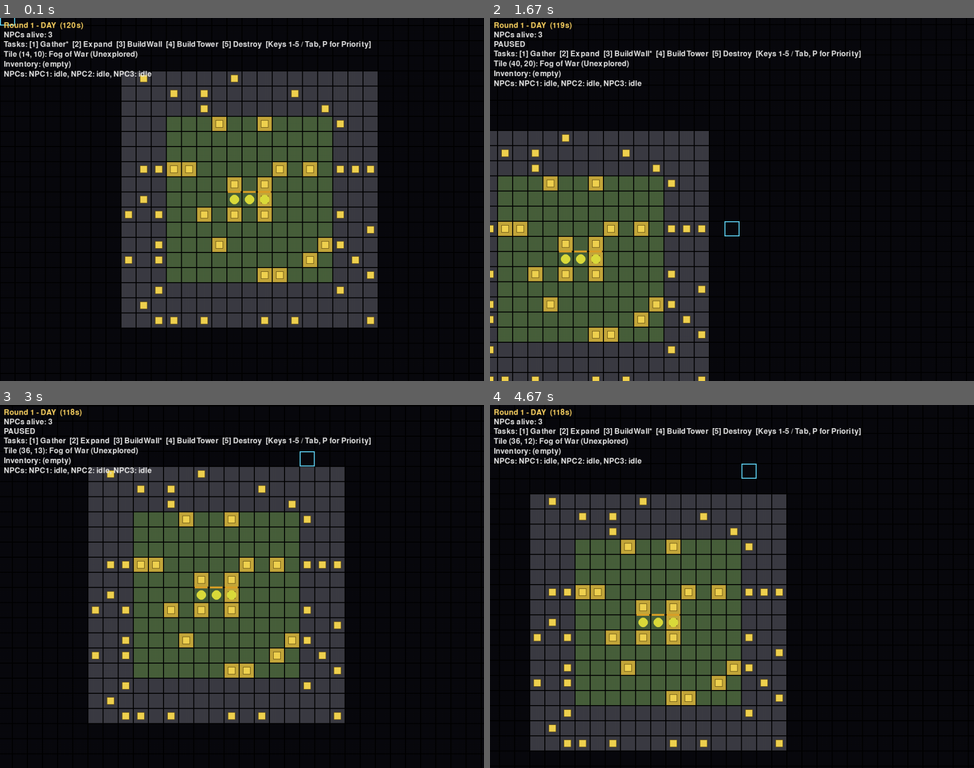
Above: before the commit, frames 1-4 (two rows, left to right).
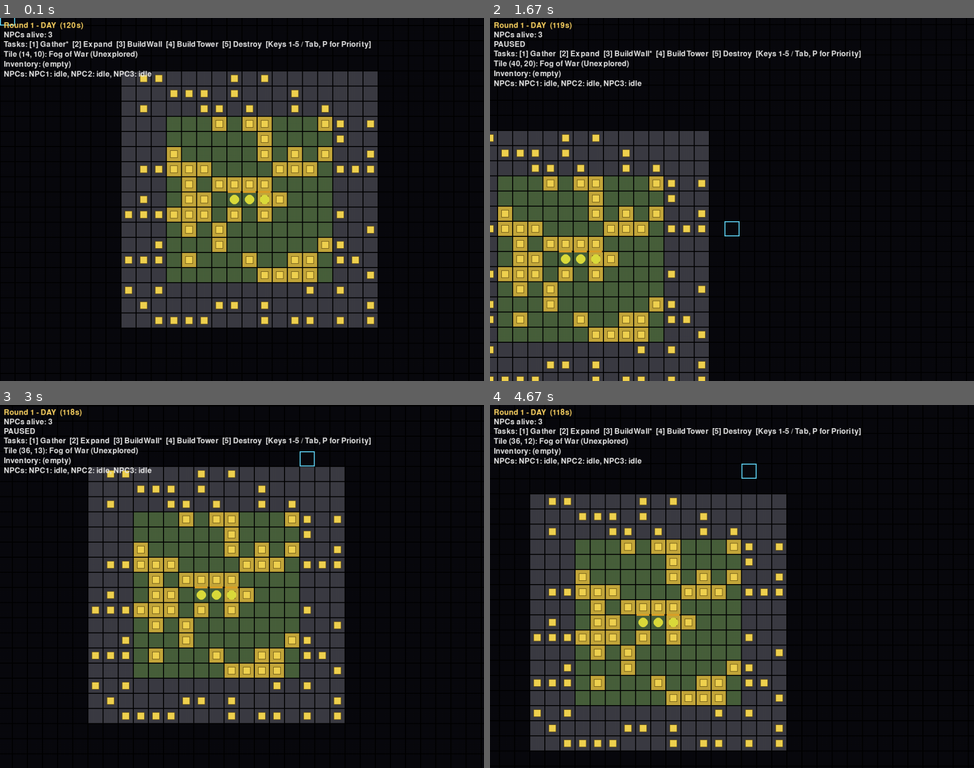
Above: after the commit, the same moments.

Repository: MiohitoKiri5474/PyGame-Final
Game: pygame game, started from src/main.py
Two runs of this game, one before a commit and one after it. Both use one fixed random seed, a clock stepped at 60 frames per second and the inputs below.
Inputs (mouse positions are in pixels of both pictures, inside the frame that each line leads up to):
- Up to frame 1 (0.1 s): no input
- Up to frame 2 (1.67 s): hold Right 0.33-0.8 s; move the mouse to (712, 214) at 0.37 s; hold Up 0.83-1.13 s; move the mouse to (886, 188) at 0.87 s; tap Space at 0.9, 1.23, 1.53 s; tap 2 at 0.98 s; hold Right 1.17-1.63 s; move the mouse to (736, 224) at 1.2 s; tap 3 at 1.32 s
- Up to frame 3 (3 s): hold Left 1.67-2.2 s; move the mouse to (125, 590) at 1.7 s; tap Space at 1.73, 2.03, 2.63, 2.97 s; click (91, 532) at 2.28 s; hold Down 2.57-2.87 s; click (91, 669) at 2.65 s; tap 3 at 2.72 s; hold Left from 2.9 s (still down); click (314, 459) at 2.98 s
- Up to frame 4 (4.67 s): tap Space at 3.27, 3.4, 3.8, 4.1, 4.47 s; release Left at 3.3 s; hold Up 3.33-3.7 s; click (911, 713) at 3.42 s; tap 2 at 3.48 s; hold Right 3.73-4.37 s; click (790, 619) at 3.82 s; tap 3 at 3.88 s; hold Down from 4.4 s (still down); click (741, 463) at 4.48 s

The runs differ from the first frame. In frame 1, 3.6% of the frame differs, in the area x 25-78%, y 15-85%; in frame 2, 3.4%; in frame 3, 3.6%, in the area x 19-71%, y 17-87%; in frame 4, 3.6%.

Commit message:
fix: preserve food density and build affordability in resource weights
Code review on ticket 14 (material taxonomy) found a real balance
regression: splitting the old flat 0.12 tile-resource density evenly
across all 6 resources quartered crop's spawn rate while task.py's
hunger-eat line still only consumes crop (generalizing that is
ticket 27's job) - a starvation-rate regression - and left wood/bricks
so rare that Wall/Tower were barely affordable in the starting claim
area versus the original design's comfortable margin.

Fixed by keeping crop at its original 0.12 weight and adding the 5 new
materials as genuinely new density on top of it, rather than carved
from its share. wood/bricks sized for ~2x cost margin, matching the
original design's affordability.

Disclosure: Based on Claude Code generated output.

Diff:
--- a/src/constants.py
+++ b/src/constants.py
@@ -98,14 +98,20 @@
 # --- Material taxonomy (ticket 14) ---
 # None is the "no resource" weight so the whole table sums to 1.0 and a single
 # rng.choices() call per tile replaces the old rng.random() < RESOURCE_CHANCE
-# roll. Non-None weights sum to 0.12, matching the old flat RESOURCE_CHANCE so
-# overall tile density is unchanged - only the resource mix got richer.
+# roll. crop keeps its original 0.12 weight unchanged - task.py's hunger-eat
+# still only consumes crop (generalizing that is ticket 27's job), so
+# shrinking crop's share to make room for the new materials would have
+# quietly made starvation harder. The new materials are added as genuinely
+# new density on top, not carved out of crop's slice. wood/bricks weights are
+# sized so their expected tile count within the starting claim area
+# (121 tiles at START_CLAIM_RADIUS=5) clears WALL_COST/TOWER_COST with
+# comfortable margin (~2x), matching the old design's affordability margin.
 RESOURCE_WEIGHTS = {
-    None: 0.88,
-    "crop": 0.03,
-    "wood": 0.03,
-    "marble": 0.015,
-    "bricks": 0.015,
-    "berries": 0.015,
-    "raw_stone": 0.015,
+    None: 0.70,
+    "crop": 0.12,
+    "wood": 0.07,
+    "bricks": 0.05,
+    "marble": 0.02,
+    "berries": 0.02,
+    "raw_stone": 0.02,
 }
Not shown, changed: docs/tickets/expansion/part-1-foundation/14-material-taxonomy.md
